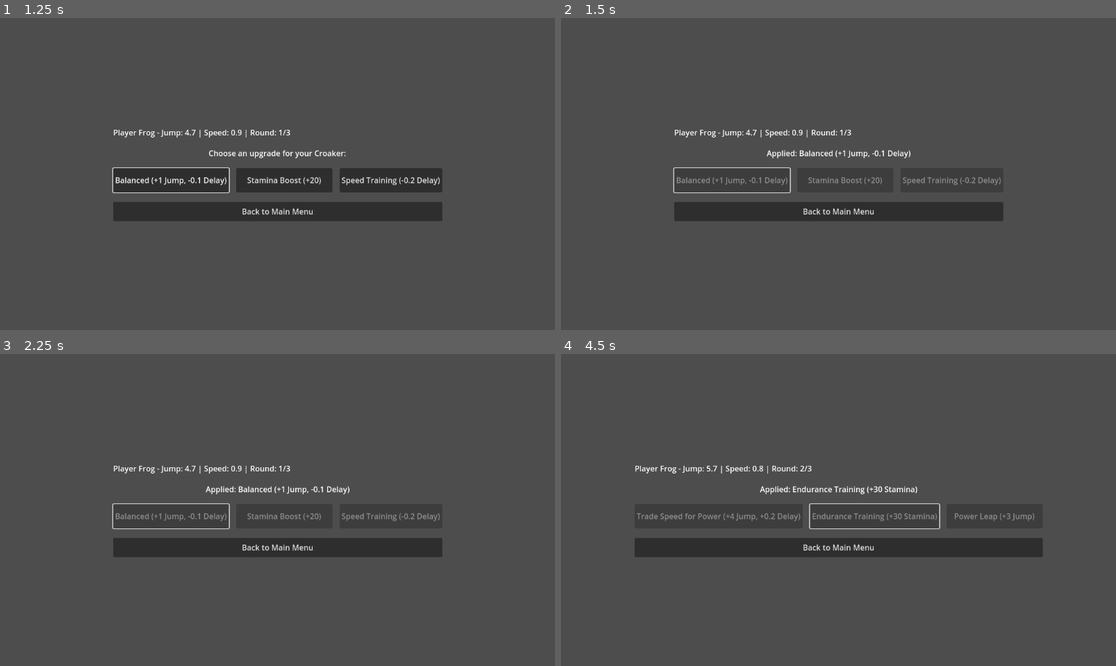
Above: before the commit, frames 1-4 (two rows, left to right).
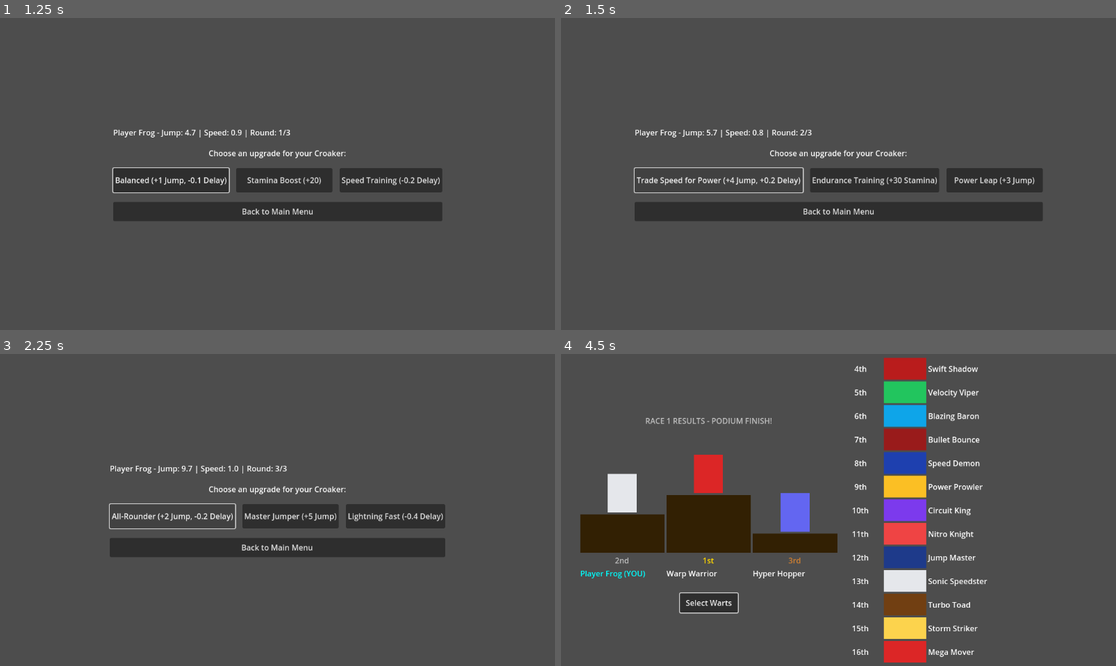
Above: after the commit, the same moments.

Repository: meakelc/tadpole-position
Game: Godot game, scene res://scenes/main_menu.tscn
Two runs of this game, one before a commit and one after it. Both use one fixed random seed, a clock stepped at 60 frames per second and the inputs below.
Inputs (mouse positions are in pixels of both pictures, inside the frame that each line leads up to):
- Up to frame 1 (1.25 s): click "New Run" at 0.5 s
- Up to frame 2 (1.5 s): click "Balanced (+1 Jump, -0.1 Delay)" at 1.25 s
- Up to frame 3 (2.25 s): click (155, 516) at 2 s, where only the run after the commit has a clickable "Trade Speed for Power (+4 Jum…"
- Up to frame 4 (4.5 s): click (733, 516) at 2.75 s, where only the run after the commit has a clickable "All-Rounder (+2 Jump, -0.2 De…"; click (871, 516) at 3.5 s, where only the run before the commit has a clickable "Endurance Training (+30 Stami…"; click (838, 659) at 4.25 s, where only the run after the commit has a clickable "Skip Race"

Frame 1 is identical in both runs. In frame 2, 3.0% of the frame differs, in the area x 13-87%, y 35-66%; in frame 3, 1.8%; in frame 4, 21%, in the area x 3-87%, y 1-99%.

Commit message:
Race: fast-forward simulation to race end upon skipping race, croaker update_race_state returns bool of whether action was taken, update finish line visual

Diff:
--- a/croaker/croaker.gd
+++ b/croaker/croaker.gd
@@ -68,11 +68,13 @@
 func set_visual_node(v_node: Node) -> void:
 	visual_node = v_node
 
-func update_race_state(delta: float) -> void:
+func update_race_state(delta: float) -> bool:
 	action_cooldown -= delta
 	if action_cooldown <= 0.0:
 		perform_action()
-	# TODO: Update race visual
+		return true
+	return false
+	# Update race visual occurs in Run._race_tick
 
 func perform_action() -> void:
 	# Apply personality-based variance to jump performance
--- a/scenes/game_flow/race.gd
+++ b/scenes/game_flow/race.gd
@@ -9,7 +9,7 @@
 # Racer visuals - will be created dynamically
 var racer_visuals: Array[Control] = []
 
-# Racing state
+# Racing Croakers
 var croakers: Array[Croaker] = []
 
 # Track settings
@@ -22,6 +22,7 @@
 # Race state
 var race_active := false
 var race_finished := false
+var skip_race := false
 var race_results: Array[Croaker] = []
 
 func _ready() -> void:
@@ -63,13 +64,14 @@
 	# Position and style racers
 	_setup_racers()
 
-	# Start race after a brief delay
-	var timer = Timer.new()
-	timer.wait_time = 2.0
-	timer.one_shot = true
-	timer.timeout.connect(_start_race)
-	add_child(timer)
-	timer.start()
+	# Add countdown effect
+	var countdown_texts = ["3...", "2...", "1...", "GO!"]
+	for i in range(countdown_texts.size()):
+		await get_tree().create_timer(0.5).timeout
+		racing_label.text = countdown_texts[i]
+
+	# Start race after countdown
+	_start_race()
 
 func _create_racer_visuals() -> void:
 	# Clear any existing visuals
@@ -162,7 +164,7 @@
 	# Add finish line
 	var finish_line_visual = ColorRect.new()
 	finish_line_visual.color = Color.WHITE
-	finish_line_visual.size = Vector2(4, LANE_HEIGHT * 4)
+	finish_line_visual.size = Vector2(4, LANE_HEIGHT * croakers.size())
 	finish_line_visual.position = Vector2(FINISH_LINE, 0)
 	track_container.add_child(finish_line_visual)
 
@@ -181,14 +183,8 @@
 	race_finished = false
 	race_results.clear()
 
-	# Add countdown effect
-	var countdown_texts = ["3...", "2...", "1...", "GO!"]
-	for i in range(countdown_texts.size()):
-		await get_tree().create_timer(0.5).timeout
-		racing_label.text = countdown_texts[i]
-
-func _process(delta: float) -> void:
-	if not race_active or race_finished:
+func _race_tick(delta: float) -> void:
+	if (not race_active or race_finished) and !skip_race:
 		return
 
 	# Update each Croaker's race state
@@ -200,15 +196,16 @@
 		if croaker in race_results:
 			continue
 
-		# Update Croaker logic
-		croaker.update_race_state(delta)
+		# Update Croaker, store whether action was taken
+		var action_taken = croaker.update_race_state(delta)
 
 		# Convert position to pixels and update visual
 		var pixel_position = croaker.position * 10.0  # Scale factor for visibility
 		racer_visual.position.x = min(10 + pixel_position, FINISH_LINE + 50)
 
 		# Add jump animation when action performed
-		if croaker.action_cooldown > croaker.action_delay - 0.1:
+		#if croaker.action_cooldown > croaker.action_delay - 0.1:
+		if action_taken and !skip_race:
 			var tween = create_tween()
 			var body = racer_visual.get_node("Body")
 			tween.tween_property(body, "position:y", -10, 0.1)
@@ -218,9 +215,13 @@
 		if pixel_position >= FINISH_LINE:
 			_croaker_finished(croaker)
 
-			# Check if all racers finished
-			if race_results.size() == croakers.size():
-				_finish_race()
+	# Check if all racers finished
+	if race_results.size() == croakers.size():
+		_finish_race()
+
+
+func _process(delta: float) -> void:
+	_race_tick(delta)
 
 func _croaker_finished(croaker: Croaker) -> void:
 	if croaker not in race_results:
@@ -275,38 +276,37 @@
 	continue_button.text = "Continue"
 
 func _on_continue_pressed() -> void:
-	if race_finished:
-		print("[Race] Race complete - results stored in RaceManager")
-
-		# Get current race number and player position from RunManager
-		var current_race_number = RunManager.races_completed
-		var player_position = RaceManager.get_last_race_player_position()
-
-		# Check for elimination
-		if current_race_number % 3 == 0:  # Every 3rd race is elimination
-			print("[Race] This was an elimination race!")
-			if player_position > 2:  # Bottom 2 eliminated
-				print("[Race] Player eliminated!")
-				GameManager.change_scene("res://scenes/game_flow/run_results.tscn")
-				return
-
-		# Check if run is complete (won championship)
-		if RunManager.is_run_complete():
-			print("[Race] Run complete! Proceeding to final results...")
+	# Do nothing if race hasn't started yet
+	#if !race_started:
+	#	return
+
+	if !race_finished:
+		print("[Race] Skipping race")
+		skip_race = true
+
+		# Fast progress race
+		while !race_finished:
+			_race_tick(0.01)
+
+	print("[Race] Race complete - results stored in RaceManager")
+
+	# Get current race number and player position from RunManager
+	var current_race_number = RunManager.races_completed
+	var player_position = RaceManager.get_last_race_player_position()
+
+	# Check for elimination
+	if current_race_number % 3 == 0:  # Every 3rd race is elimination
+		print("[Race] This was an elimination race!")
+		if player_position > 2:  # Bottom 2 eliminated
+			print("[Race] Player eliminated!")
 			GameManager.change_scene("res://scenes/game_flow/run_results.tscn")
 			return
 
-		# Continue to post-race rewards
-		GameManager.change_scene("res://scenes/game_flow/race_results.tscn")
-	else:
-		print("[Race] Skipping race")
-
-		# Create simulated race results for skipped races
-		var all_racers = RaceManager.get_race_lineup()
-		all_racers.shuffle()  # Random finish order for simulation
-
-		# Store simulated results in RaceManager
-		RaceManager.store_race_results(all_racers.duplicate())
-
-		# Continue with the simulated results
-		GameManager.change_scene("res://scenes/game_flow/race_results.tscn")
+	# Check if run is complete (won championship)
+	if RunManager.is_run_complete():
+		print("[Race] Run complete! Proceeding to final results...")
+		GameManager.change_scene("res://scenes/game_flow/run_results.tscn")
+		return
+
+	# Continue to post-race rewards
+	GameManager.change_scene("res://scenes/game_flow/race_results.tscn")
--- a/scenes/game_flow/training.gd
+++ b/scenes/game_flow/training.gd
@@ -195,12 +195,13 @@
 	training_rounds_completed += 1
 
 	# Add a timer to proceed to next round or race
-	var timer = Timer.new()
-	timer.wait_time = 1.5
-	timer.one_shot = true
-	timer.timeout.connect(_proceed_after_selection)
-	add_child(timer)
-	timer.start()
+	#var timer = Timer.new()
+	#timer.wait_time = 1.5
+	#timer.one_shot = true
+	#timer.timeout.connect(_proceed_after_selection)
+	#add_child(timer)
+	#timer.start()
+	_proceed_after_selection()
 
 func _proceed_after_selection() -> void:
 	print("[Training] Training round %d/%d complete" % [training_rounds_completed, MAX_TRAINING_ROUNDS])
